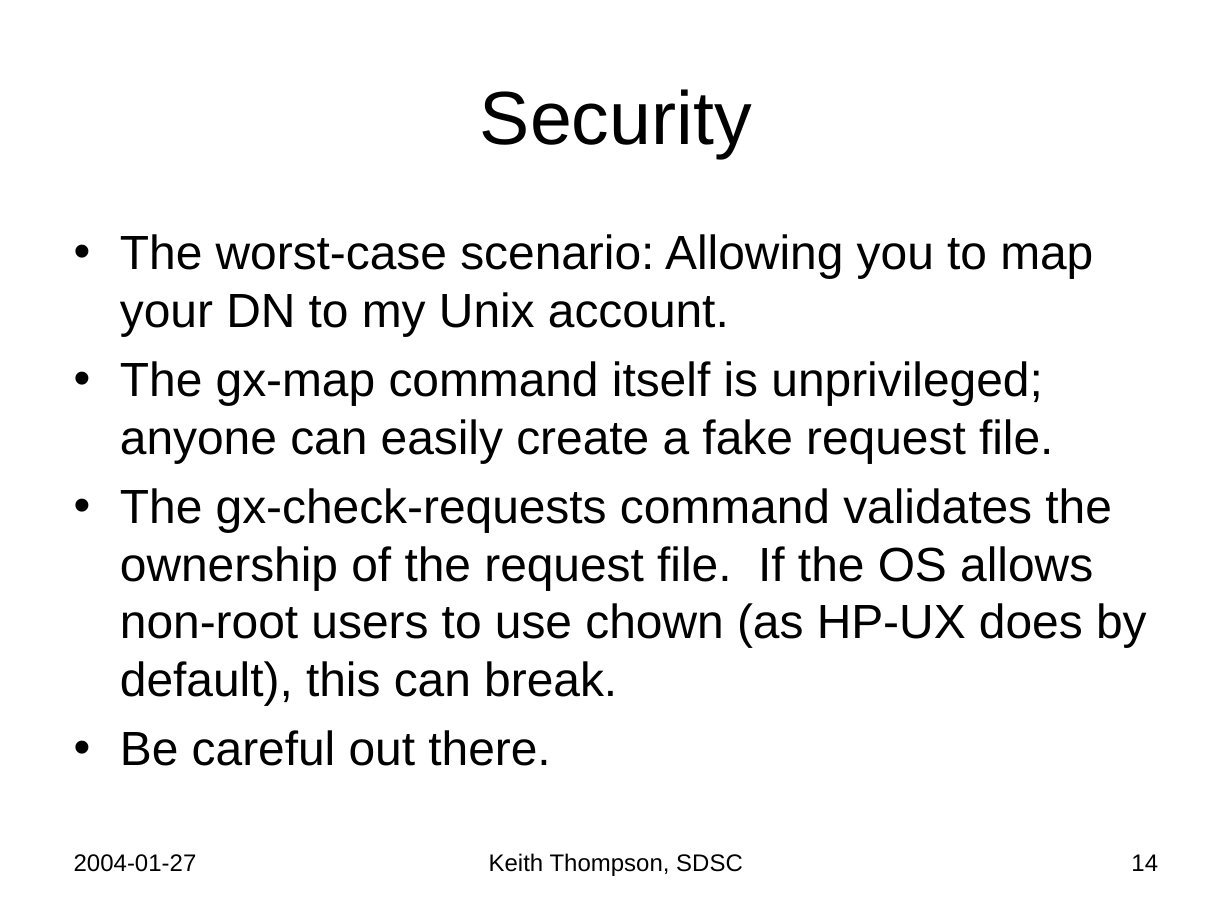
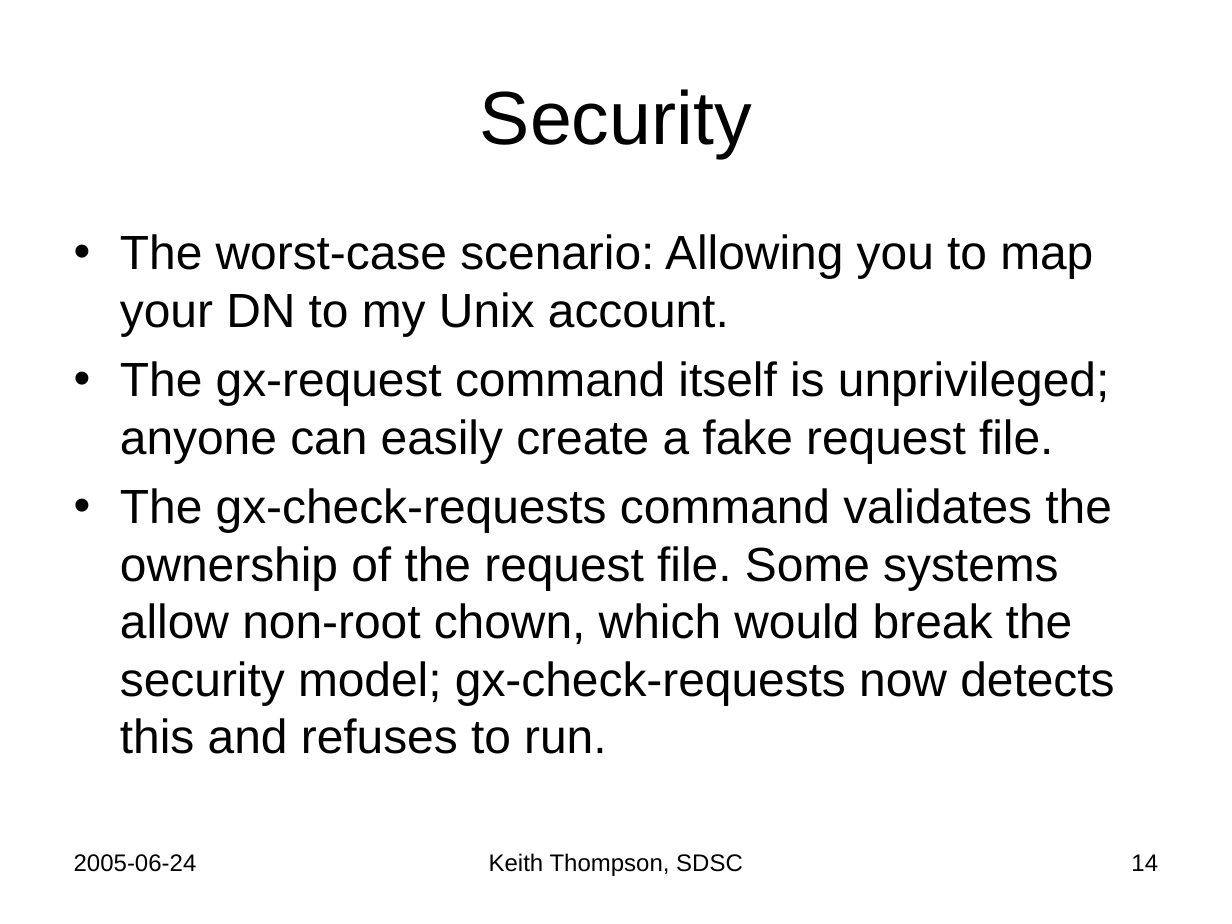
Before and after one commit to Keith-S-Thompson/gx-map, a slide deck: slide 14 of gx-map.ppt. Drawn at 1232x924 pixels with LibreOffice and Linux fonts; fonts in the diff are those of the drawing. Boxes give left, top, right and bottom in pixels: in the first picture for what was removed or moved away, otherwise in the second. Text is boxed around its words. In the diff, an @@ line names an element or a change of style, - is before the commit and + after.

```diff
--- a/gx-map.ppt
+++ b/gx-map.ppt
@@ text at <box>120,361,1114,754</box>: text changed @@
-• The gx-map command itself is unprivileged; anyone can easily create a fake request file.
-• The gx-check-requests command validates the ownership of the request file. If the OS allows non-root users to use chown (as HP-UX does by default), this can break.
-• Be careful out there.
+• The gx-request command itself is unprivileged; anyone can easily create a fake request file.
+• The gx-check-requests command validates the ownership of the request file. Some systems allow non-root chown, which would break the security model; gx-check-requests now detects this and refuses to run.
@@ text at <box>74,854,197,872</box>: text changed @@
-2004-01-27
+2005-06-24
```
Also in this commit, not shown: 24 other slides changed, 4 slides added, 7 slides removed.
